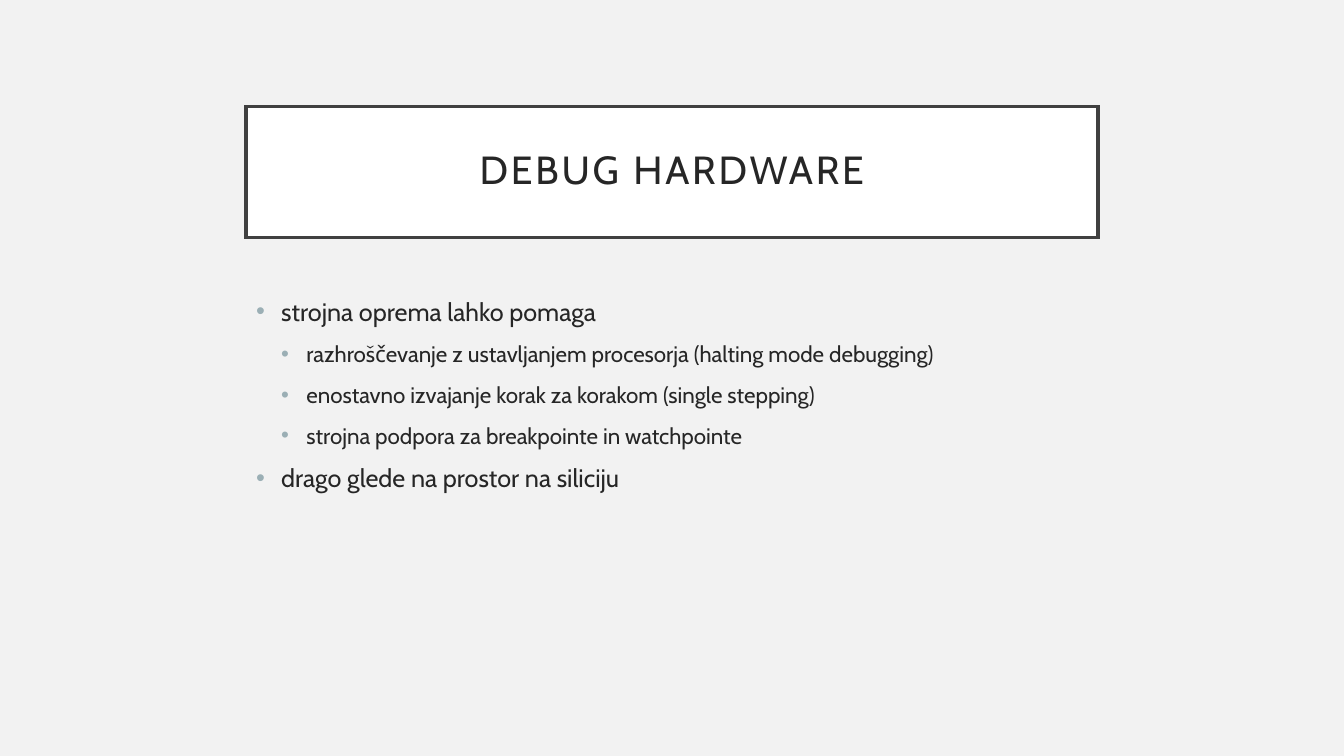
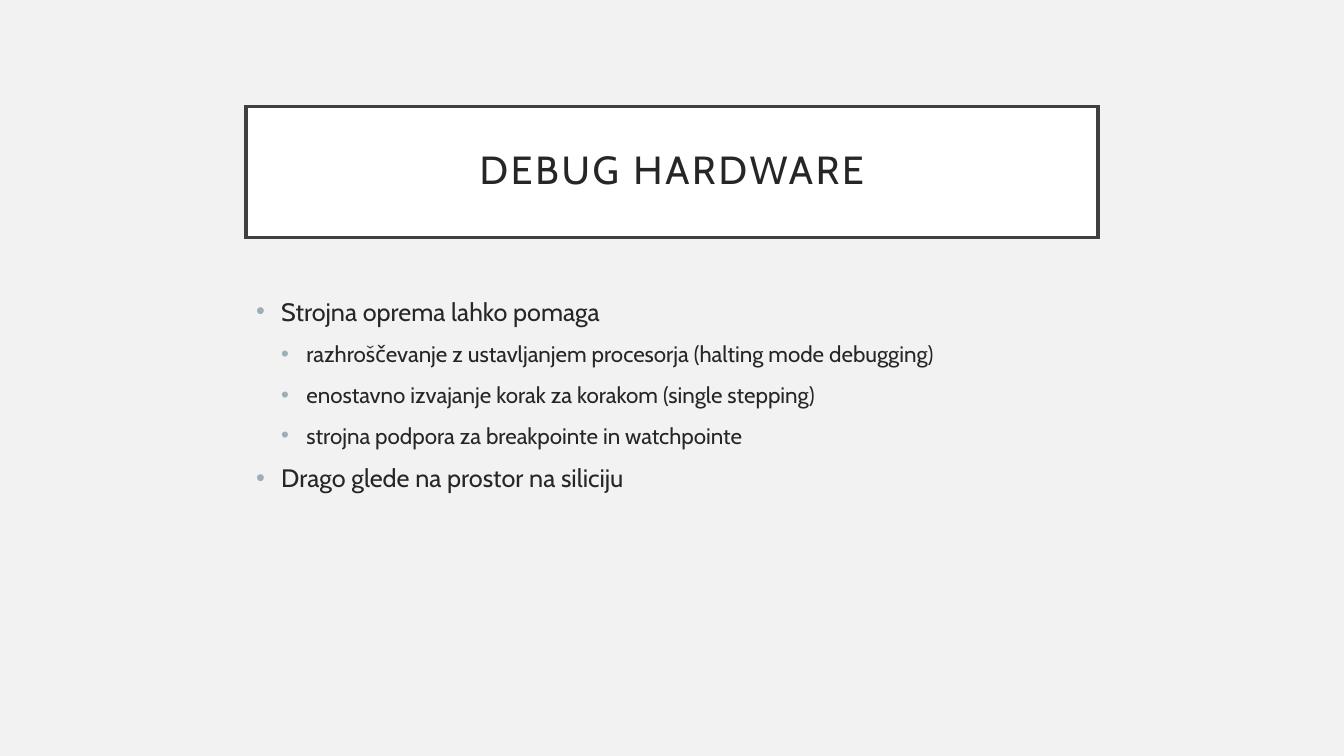
Before and after one commit to jakoberzar/razhroscevalniki, a slide deck: slide 21 of debuggers.pptx (slide 23 before the commit). Drawn at 1344x756 pixels with LibreOffice and Linux fonts; fonts in the diff are those of the drawing. Boxes give left, top, right and bottom in pixels: in the first picture for what was removed or moved away, otherwise in the second. Text is boxed around its words. In the diff, an @@ line names an element or a change of style, - is before the commit and + after.

```diff
--- a/debuggers.pptx
+++ b/debuggers.pptx
@@ text at (281, 302, 600, 327): text changed @@
-• strojna oprema lahko pomaga
+• Strojna oprema lahko pomaga
@@ text at (281, 468, 623, 494): text changed @@
-• drago glede na prostor na siliciju
+• Drago glede na prostor na siliciju
```
Also in this commit, not shown: 5 other slides changed, 2 slides removed, 1 other file.
